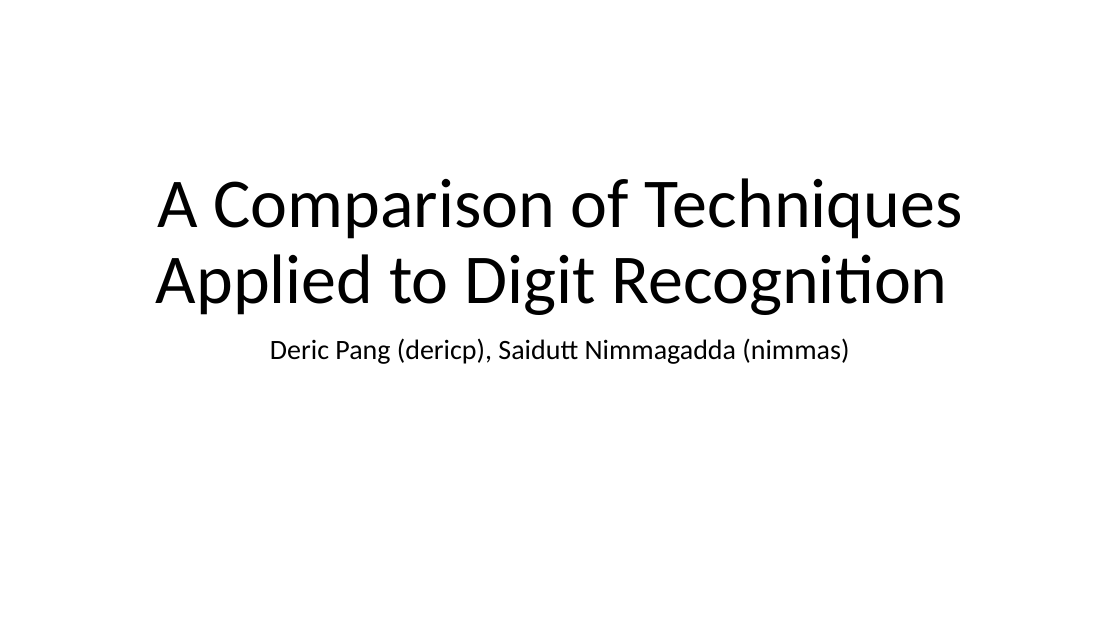
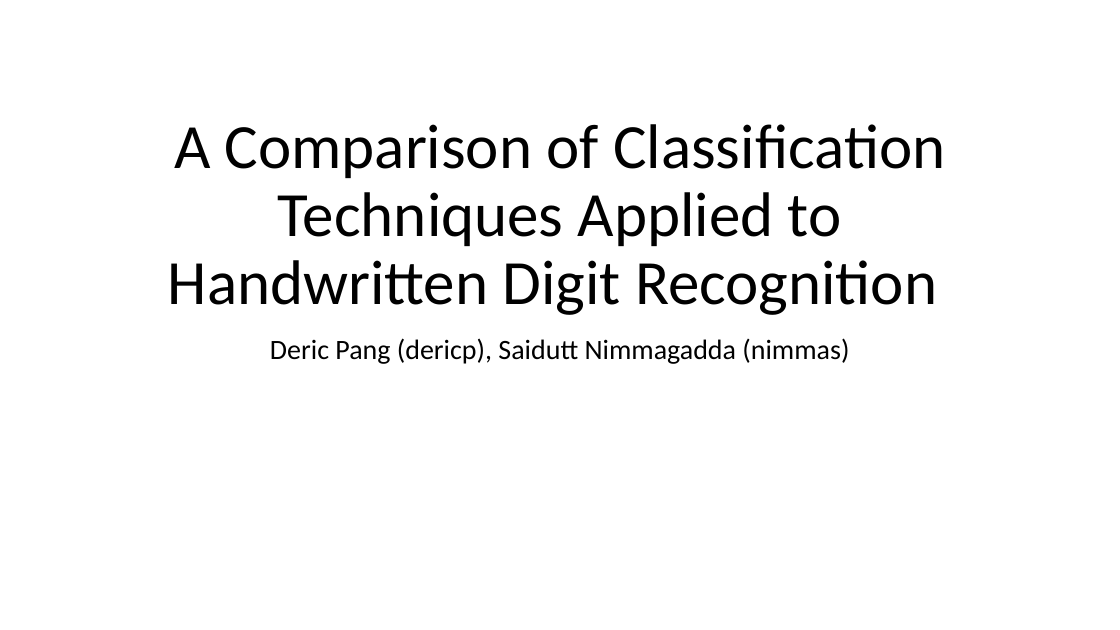
Before and after one commit to dericp/digit-recognition, a slide deck: slide 1 of A Comparison of Techniques Applied to Digit Recognition.pptx. Drawn at 1120x630 pixels with LibreOffice and Linux fonts; fonts in the diff are those of the drawing. Boxes give left, top, right and bottom in pixels: in the first picture for what was removed or moved away, otherwise in the second. Text is boxed around its words. In the diff, an @@ line names an element or a change of style, - is before the commit and + after.

```diff
--- a/A Comparison of Techniques Applied to Digit Recognition.pptx
+++ b/A Comparison of Techniques Applied to Digit Recognition.pptx
@@ title at box(168, 124, 945, 315): text changed; size 60 to 54 pt @@
-A Comparison of Techniques Applied to Digit Recognition
+A Comparison of Classification Techniques Applied to Handwritten Digit Recognition
```
Also in this commit, not shown: 7 other slides changed, 4 slides added, 4 other files.
